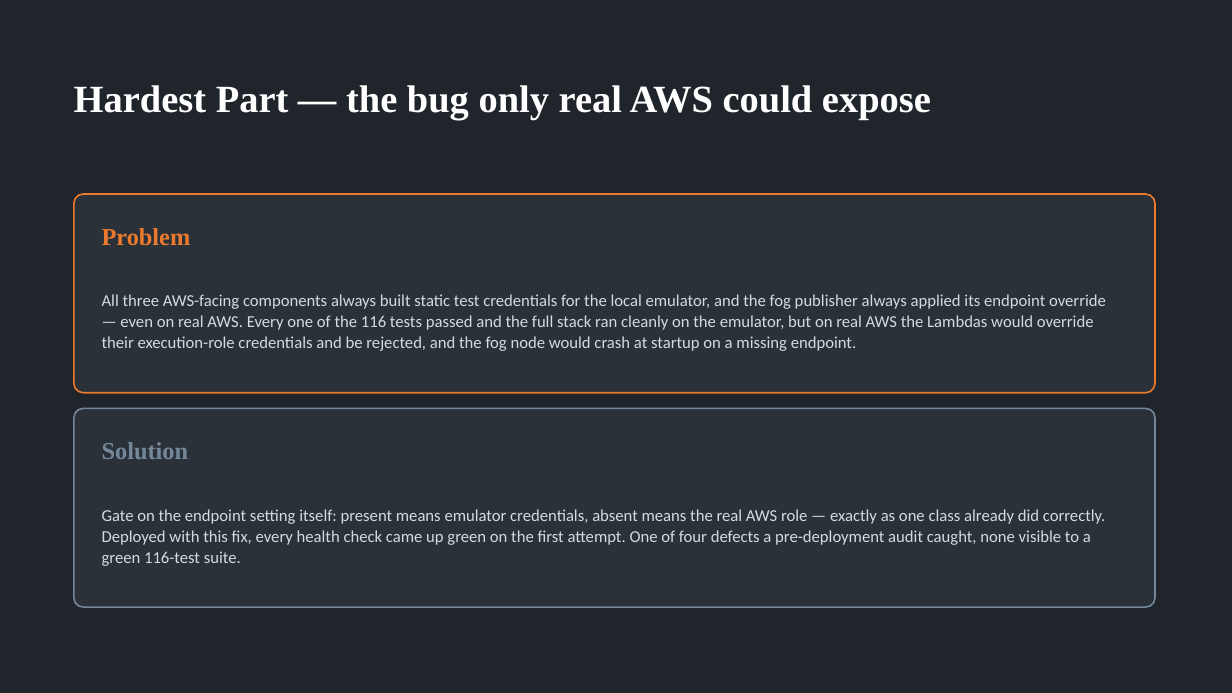
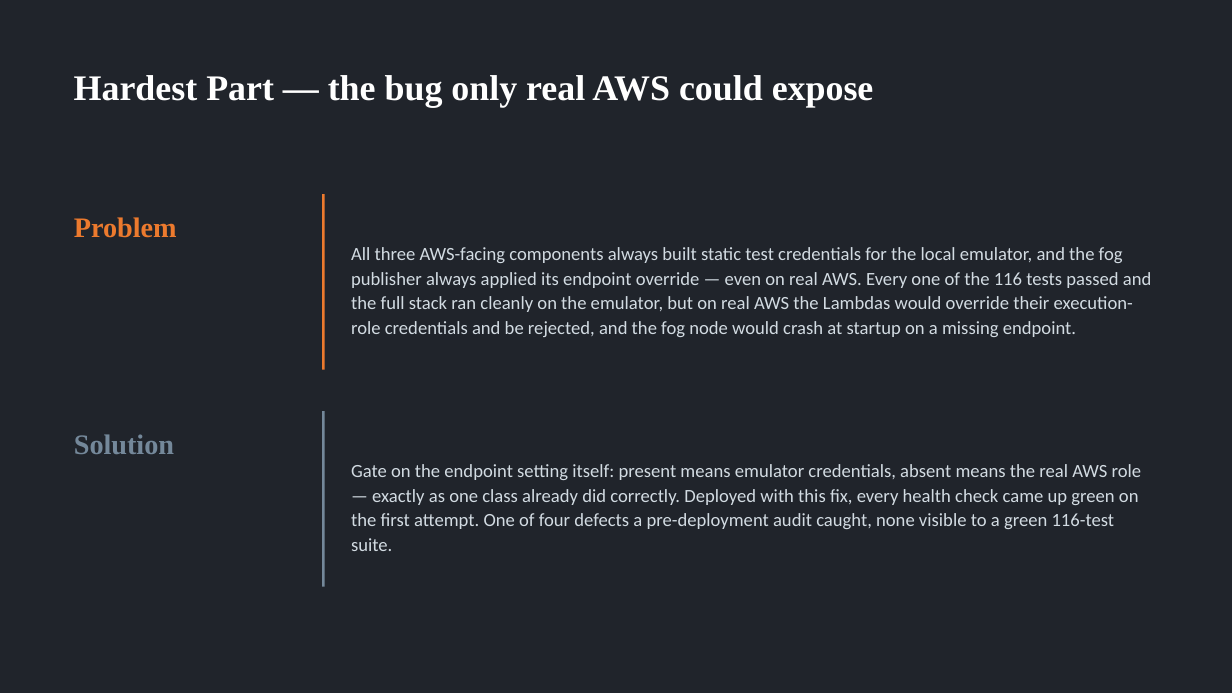
Before and after one commit to valletivarish/FEC_version_2, a slide deck: slide 4 of ppt/GouthamUppu_X25167936_warehouse-robotics-fleet.pptx. Drawn at 1232x693 pixels with LibreOffice and Linux fonts; fonts in the diff are those of the drawing. Boxes give left, top, right and bottom in pixels: in the first picture for what was removed or moved away, otherwise in the second. Text is boxed around its words. In the diff, an @@ line names an element or a change of style, - is before the commit and + after.

Commit message:
Give each of the 26 decks a distinct layout + meaningful demo content
Addresses three points: decks were structurally identical (only recolored);
the Live Demo slide had vague filler ('pipeline health, all green'); and only a
few colour schemes read as distinct.

- 26 distinct layout combinations: 4 title layouts (left / centered / split
  colour-block / kicker+lower-anchored) x 3 architecture diagrams (horizontal
  flow / snake two-row / edge+cloud grouped panels) x 3 demo layouts (numbered
  rows / three cards / ghost-number+divider) x 3 challenge layouts (stacked
  cards / side-by-side / label-left). No two decks share the same combo.
- Live Demo now shows each project's real best 2-3 features -- the actual signals
  on screen, the signature derived view (fire-risk dial, efficiency heatmap,
  A-F grade, capacity tier, integrity index, colony verdict, power-state), and a
  real alert firing with its specific number -- not generic health/test/burst lines.
- 26 distinct topic-matched palettes (26 unique backgrounds) + rotating safe fonts.

Still the lecturer's 4-slide content spec (Title+Motivation, one architecture
diagram, Demo, Challenge+fix). All 26 validate and render clean (worst-case long
text checked in the narrow side-by-side layout). All 52 deliverables staged in tmp/.

```diff
--- a/ppt/GouthamUppu_X25167936_warehouse-robotics-fleet.pptx
+++ b/ppt/GouthamUppu_X25167936_warehouse-robotics-fleet.pptx
@@ text "Hardest Part — the bug ..." at [74,75,874,107]: size 30 to 28 pt; vertical alignment middle to top @@
@@ text "Problem" at [74,217,177,238]: size 19 to 22 pt @@
@@ text "Problem": place and size @@
-text "Problem" at [102,228,191,246]
+text "Problem" at [74,217,177,238]
@@ rounded rectangle removed at [74,194,1155,393] @@
@@ line added from (323, 194) to (323, 370), #EC7A2E 2 pt @@
@@ text "All three AWS-facing components always ...": place and size @@
-text "All three AWS-facing components always ..." at [102,294,1106,351]
+text "All three AWS-facing components always ..." at [351,247,1151,337]
@@ text "All three AWS-facing components always ..." at [351,247,1151,337]: size 13 to 14.5 pt; line spacing 1.05 to 1.1 @@
@@ text "Solution": place and size @@
-text "Solution" at [102,442,189,459]
+text "Solution" at [74,434,174,454]
@@ text "Solution" at [74,434,174,454]: size 19 to 22 pt @@
@@ rounded rectangle removed at [74,409,1155,607] @@
@@ line added from (323, 411) to (323, 587), #74889A 2 pt @@
@@ text "Gate on the endpoint setting ..." at [351,464,1142,551]: size 13 to 14.5 pt; line spacing 1.05 to 1.1 @@
@@ text "Gate on the endpoint setting ...": place and size @@
-text "Gate on the endpoint setting ..." at [102,509,1105,566]
+text "Gate on the endpoint setting ..." at [351,464,1142,551]
```
Also in this commit, not shown: 2 other slides changed, 1 slide added, 1 slide removed, 28 other files.
